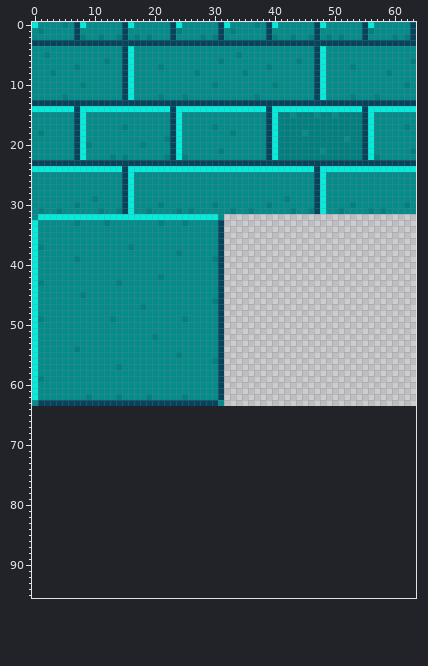
File history of a sprite sheet, static/images/wall.png. That is the earlier state.
The file is 256x256 pixels, drawn in blocks of 4x4; one block is one cell here. The old version is drawn lined up with the new one, on the new canvas.
And afterwards:
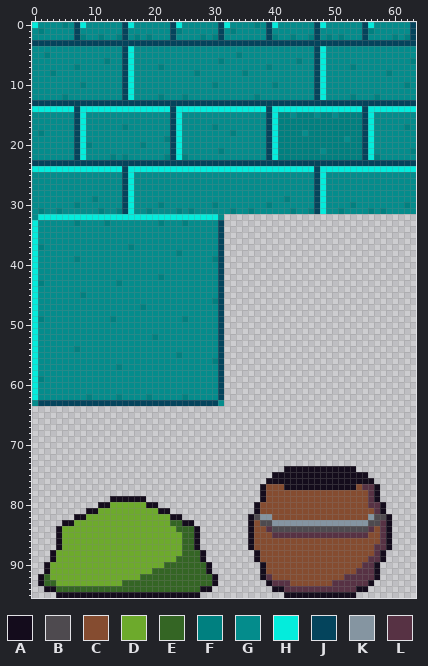
Palette (. is transparent): A #140c1c  B #4e4a4f  C #854c30  D #6daa2c  E #346524  F #008080  G #048c8c  H #04ecdc  J #04445c  K #8595a1  L #573244
Diff:
canvas 64x64 -> 64x96
@@ x 0..63 @@
 73 ................................................................
-74 ................................................................
-75 ................................................................
-76 ................................................................
-77 ................................................................
-78 ................................................................
-79 ................................................................
-80 ................................................................
-81 ................................................................
-82 ................................................................
-83 ................................................................
-84 ................................................................
-85 ................................................................
-86 ................................................................
-87 ................................................................
-88 ................................................................
-89 ................................................................
-90 ................................................................
-91 ................................................................
-92 ................................................................
-93 ................................................................
-94 ................................................................
-95 ................................................................
+74 ..........................................AAAAAAAAAAAA..........
+75 ........................................AAAAAAAAAAAAAAAA........
+76 .......................................AAAAAAAAAAAAAAAAAA.......
+77 ......................................ACCCAAAAAAAAAAAACLLA......
+78 ......................................ACCCCCCCCCCCCCCCCCLA......
+79 .............AAAAAA...................ACCCCCCCCCCCCCCCCCLA......
+80 ...........AADDDDDDAA................ACCCCCCCCCCCCCCCCCCLLA.....
+81 .........AADDDDDDDDDDAA..............ACCCCCCCCCCCCCCCCCCCLA.....
+82 .......AADDDDDDDDDDDDDDAA...........ABKKCCCCCCCCCCCCCCCCKBBA....
+83 .....AADDDDDDDDDDDDDDDDEEAA.........ACBBKKKKKKKKKKKKKKKKBBLA....
+84 ....ADDDDDDDDDDDDDDDDDDDEEEA........ACCLBBBBBBBBBBBBBBBBLCLA....
+85 ....ADDDDDDDDDDDDDDDDDDDDEEA........ACCCLLLLLLLLLLLLLLLLCCLA....
+86 ....ADDDDDDDDDDDDDDDDDDDDEEA........ACCCCCCCCCCCCCCCCCCCCCLA....
+87 ....ADDDDDDDDDDDDDDDDDDDDEEA........ACCCCCCCCCCCCCCCCCCCCLLA....
+88 ...ADDDDDDDDDDDDDDDDDDDDDEEEA........ACCCCCCCCCCCCCCCCCCCLA.....
+89 ...ADDDDDDDDDDDDDDDDDDDDEEEEA........ACCCCCCCCCCCCCCCCCCLLA.....
+90 ..ADDDDDDDDDDDDDDDDDDDEEEEEEEA........ACCCCCCCCCCCCCCCCLLA......
+91 ..ADDDDDDDDDDDDDDDDDEEEEEEEEEA........ACCCCCCCCCCCCCCCLLLA......
+92 .AEDDDDDDDDDDDDDDDEEEEEEEEEEEEA.......ALCCCCCCCCCCCCLLLLLA......
+93 .AEEDDDDDDDDDDDEEEEEEEEEEEEEEEA........ALLLCCCCCCCLLLLLLA.......
+94 ..AAEEEEEEEEEEEEEEEEEEEEEEEEAA..........AALLLLLLLLLLLLAA........
+95 ....AAAAAAAAAAAAAAAAAAAAAAAA..............AAAAAAAAAAAA..........
Where, in picture pixels (left, top, right, bottom), the same in both pictures:
added: (248, 466, 392, 598)
added: (38, 496, 218, 598)
